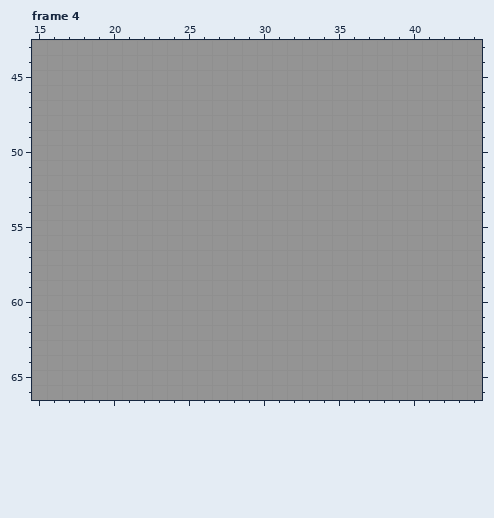
Pixel-art file -- Art Assets/Aseprite Files/experiment.aseprite. Above: the version before the commit.
100x100 pixels, 4 frames. Colours within 5 levels of each other are drawn and written as one. Shown: frame 4: x 15..44, y 43..66.
Once edited:
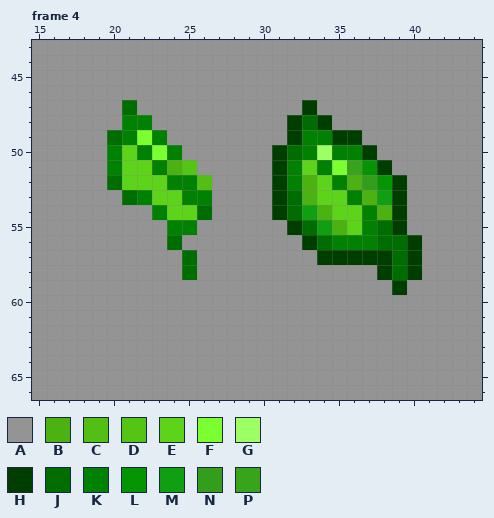
Palette (. is transparent): A #949494  B #4cb212  C #53bf15  D #54c514  E #5dd41a  F #7bff30  G #9cff64  H #003e00  J #006d00  K #018101  L #049404  M #109f10  N #339e1c  P #38a41c
What changed:
Frame 4, layer "Front":
y 47: x 21 A -> J; x 33 A -> H
y 48: x 21..22 AA -> KK; x 32..34 AAA -> HJH
y 49: x 20..23 AAAA -> JKFK; x 32..36 AAAAA -> HKKHH
y 50: x 20..24 AAAAA -> KEKFK; x 31..37 AAAAAAA -> HJKGKKH
y 51: x 20..25 AAAAAA -> KEEKBD; x 31..38 AAAAAAAA -> HKEKFPLH
y 52: x 20..26 AAAAAAA -> JEEEKKC; x 31..39 AAAAAAAAA -> HKBEKBNLH
y 53: x 21..26 AAAAAA -> JKEEKK; x 31..39 AAAAAAAAA -> HJBEEKBMH
y 54: x 23..26 AAAA -> KEEJ; x 31..39 AAAAAAAAA -> HJMBEEKBH
y 55: x 24..25 AA -> KK; x 32..39 AAAAAAAA -> HJMBEKJH
y 56: x 24 A -> J; x 33..40 AAAAAAAA -> HJKKKJJH
y 57: x 25 A -> J; x 34..40 AAAAAAA -> HHHHHJH
y 58: x 25 A -> J; x 38..40 AAA -> HJH
y 59: x 39 A -> H
